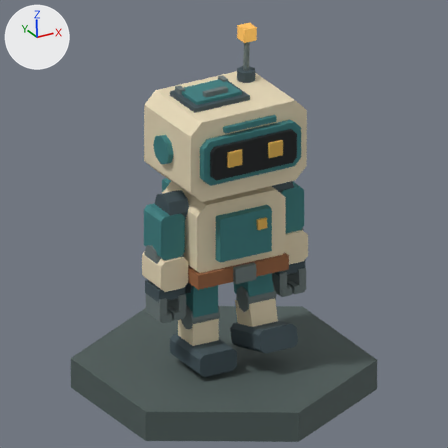
The Blender file art/blender/salvage_robot.blend as it was, and as the next commit left it.
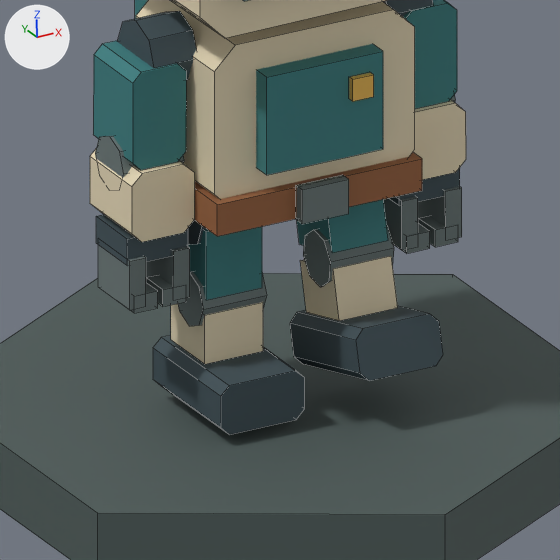
Each version is shown from the file's camera 'Camera', then close up on the part from 23% to 78% of the width and 41% to 97% of the height. Arrows for +X, +Y and +Z are at upper left; the lights stay in place. The first two pictures are the older version. Both versions are drawn at frame 4 of the action 'Walk_RightLegPivot'; the numbers are the values there. The close-ups show mesh edges as thin lines.

Objects in the first close-up: 'Chest power module', 'Left boot', 'Left forearm', 'Left shin', 'Left thigh', 'Left upper arm', 'Preview hex plinth', 'Right boot', 'Right shin', 'Right upper arm', 'Torso shell', 'Utility belt' and 22 more.
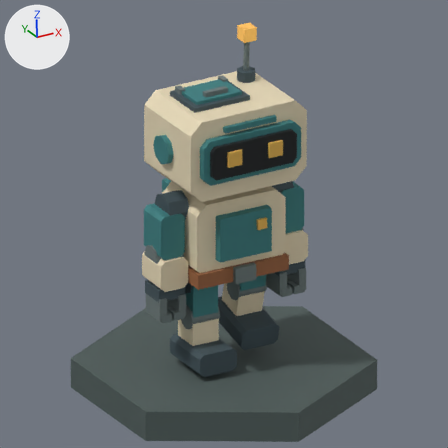
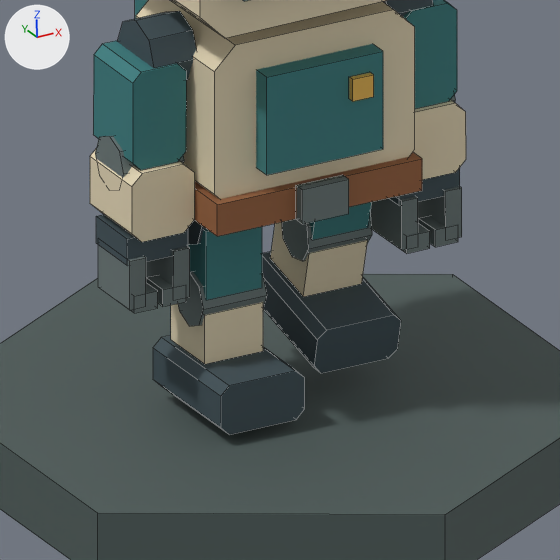
ob_rightlegpivot is not drawn itself; it is the parent of ob_right_hip, ob_right_thigh, ob_right_knee, ob_right_shin, ob_right_boot, ob_right_toe_panel.

Boxes [x1, y1, x2, y2] around the edits, measured in the close-ups (560 x 560 px):
'Right boot', moved, turned
    before: [290, 306, 443, 381]
    after: [262, 252, 401, 373]
'Right shin', moved, turned
    before: [300, 256, 398, 321]
    after: [270, 222, 368, 297]
'Right knee', moved, turned
    before: [303, 226, 394, 287]
    after: [281, 213, 372, 261]
'Right thigh', moved, turned
    before: [297, 199, 388, 253]
    after: [310, 202, 372, 240]

The edits, one by one:
Object 'RightLegPivot' (ob_rightlegpivot) moves from (0.125, 0.0, 0.432) to (0.125, 0.0, 0.46).
Object 'RightLegPivot' (ob_rightlegpivot) turns from (-14, 0, 0) to (13, 0, 0) degrees about x, y and z.
